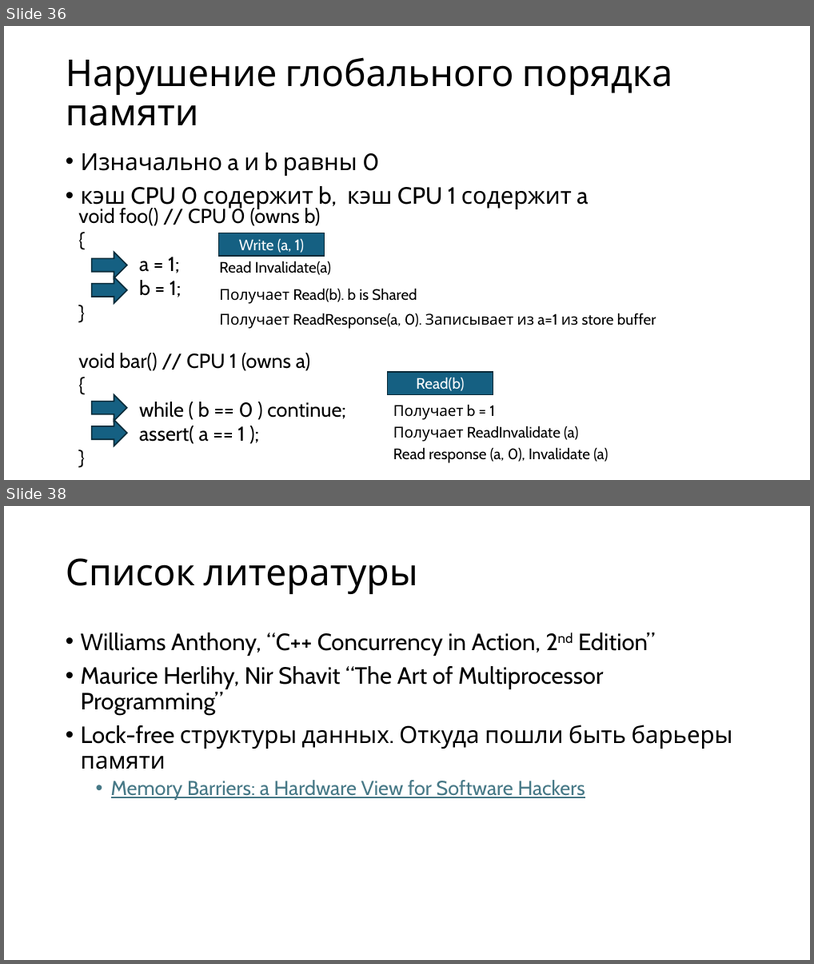
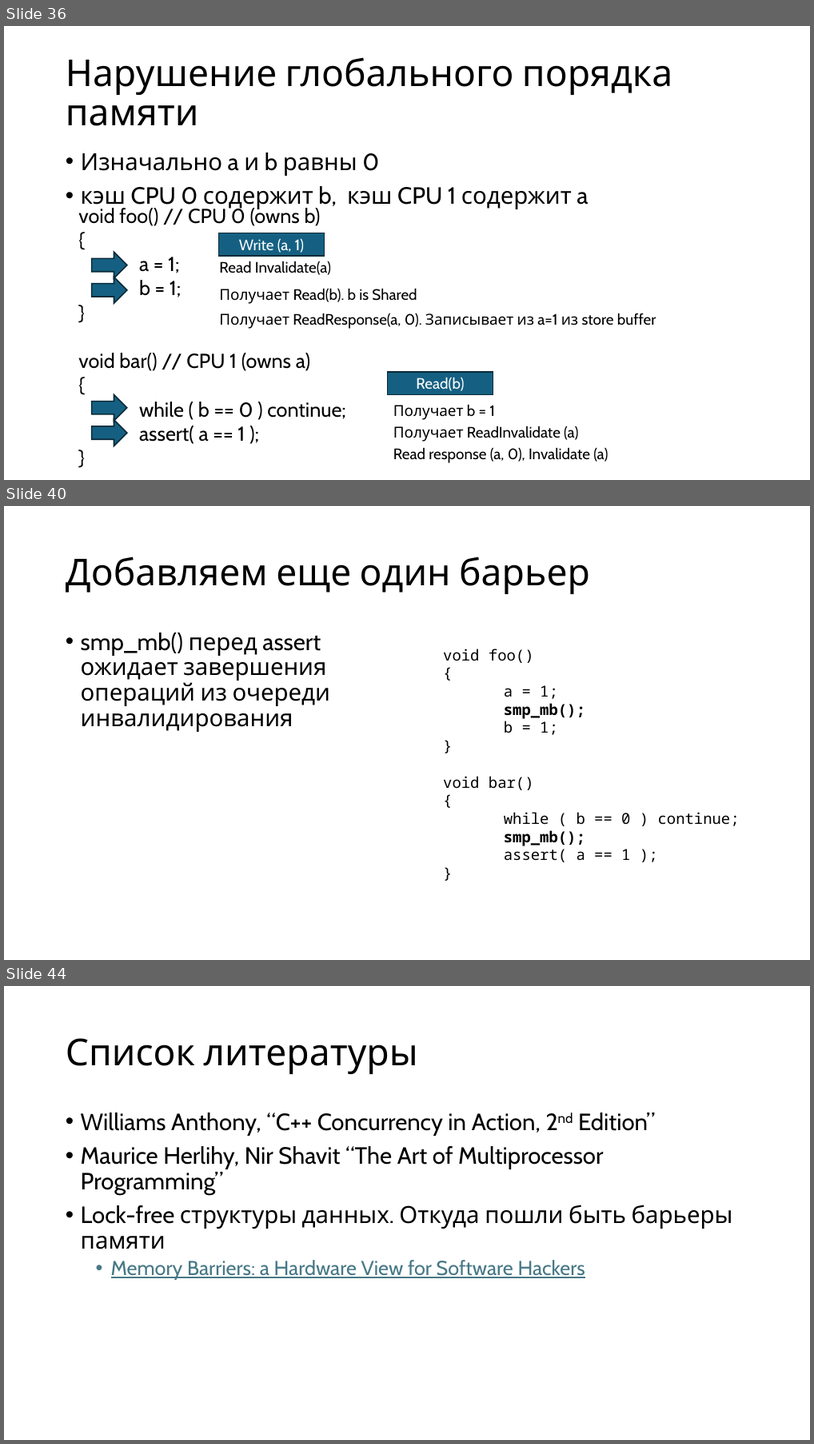
Before and after one commit to alexey-malov/pc, a slide deck: lectures/09/Протоколы когерентности кэш-памяти.pptx. Shown one above the other, each under a label of ours: slides 36 and 38 before the commit, slides 36, 40 and 44 after it; the slides between them are not shown. The pictures are 814x964 and 814x1444 pixels, drawn with LibreOffice and Linux fonts; fonts in the diff are those of the drawing. Boxes give left, top, right and bottom in pixels: in the first picture for what was removed or moved away, otherwise in the second. Text is boxed around its words. In the diff, an @@ line names an element or a change of style, - is before the commit and + after.

```diff
--- a/lectures/09/Протоколы когерентности кэш-памяти.pptx
+++ b/lectures/09/Протоколы когерентности кэш-памяти.pptx
@@ slide 40 added at (x1=4, y1=506, x2=810, y2=960), background #FFFFFF @@
@@ title added at (x1=66, y1=556, x2=590, y2=594), 44 pt, text #000000 @@
+Добавляем еще один барьер
@@ text added at (x1=81, y1=632, x2=330, y2=732), 28 pt, text #000000 @@
+• smp_mb() перед assert ожидает завершения операций из очереди инвалидирования
@@ text added at (x1=443, y1=648, x2=740, y2=862), 18 pt, text #000000 @@
+void foo()
+{
+a = 1;
+smp_mb();
+b = 1;
+}
+void bar()
+{
+while ( b == 0 ) continue;
+smp_mb();
+assert( a == 1 );
+}
@@ what was slide 38 is now slide 44 @@
```
Also in this commit, not shown: 1 slide changed, 5 other slides added, 55 other files.
